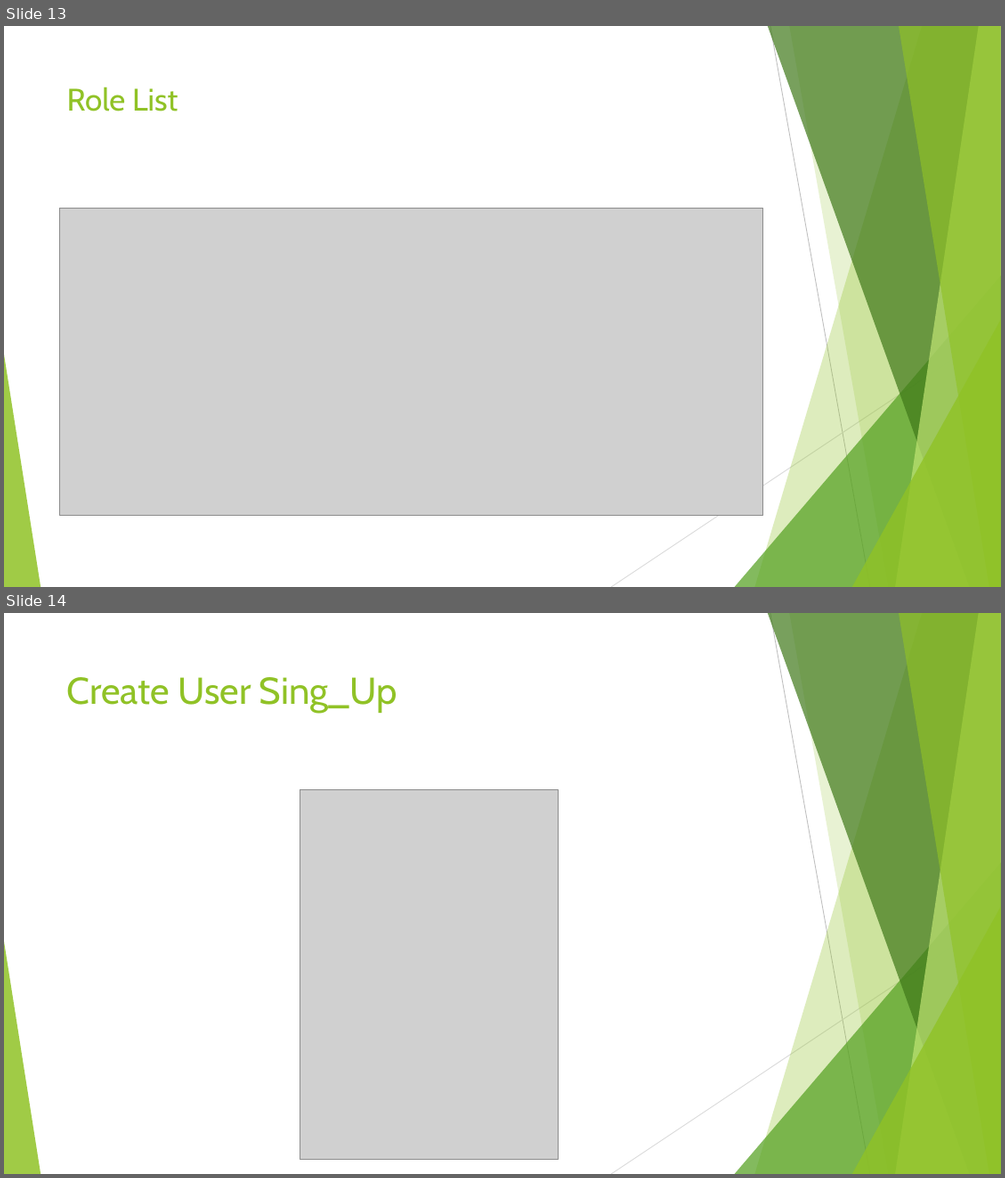
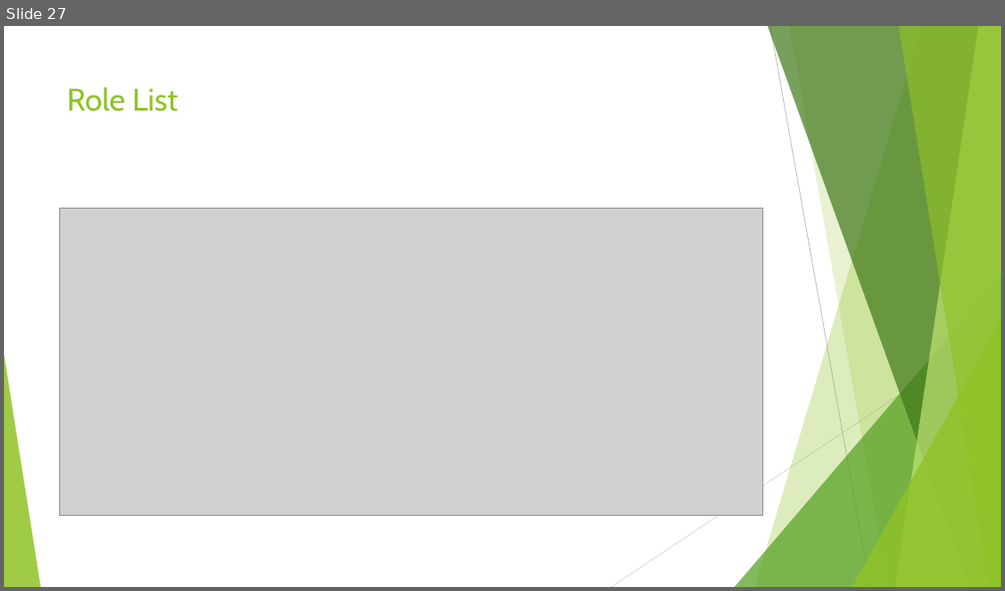
Before and after one commit to mdyasinarif/spring, a slide deck: presantation/Md Yasin Arif Spring Boot.pptx. Shown one above the other, each under a label of ours: slides 13 and 14 before the commit, slide 27 after it. The pictures are 1005x1178 and 1005x591 pixels, drawn with LibreOffice and Linux fonts; fonts in the diff are those of the drawing; grey boxes stand for pictures. Boxes give left, top, right and bottom in pixels: in the first picture for what was removed or moved away, otherwise in the second. Text is boxed around its words. In the diff, an @@ line names an element or a change of style, - is before the commit and + after.

```diff
--- a/presantation/Md Yasin Arif Spring Boot.pptx
+++ b/presantation/Md Yasin Arif Spring Boot.pptx
@@ slide 14 removed at bbox=[4, 613, 1001, 1174], background #FFFFFF; not listed: 10 template elements that a slide beside it also shows @@
@@ title removed at bbox=[67, 677, 396, 713] @@
-Create User Sing_Up
@@ picture removed at bbox=[300, 789, 558, 1159] @@
@@ what was slide 13 is now slide 27 @@
```
Also in this commit, not shown: 9 slides changed, 22 slides added, 1 other slide removed, 54 other files.
